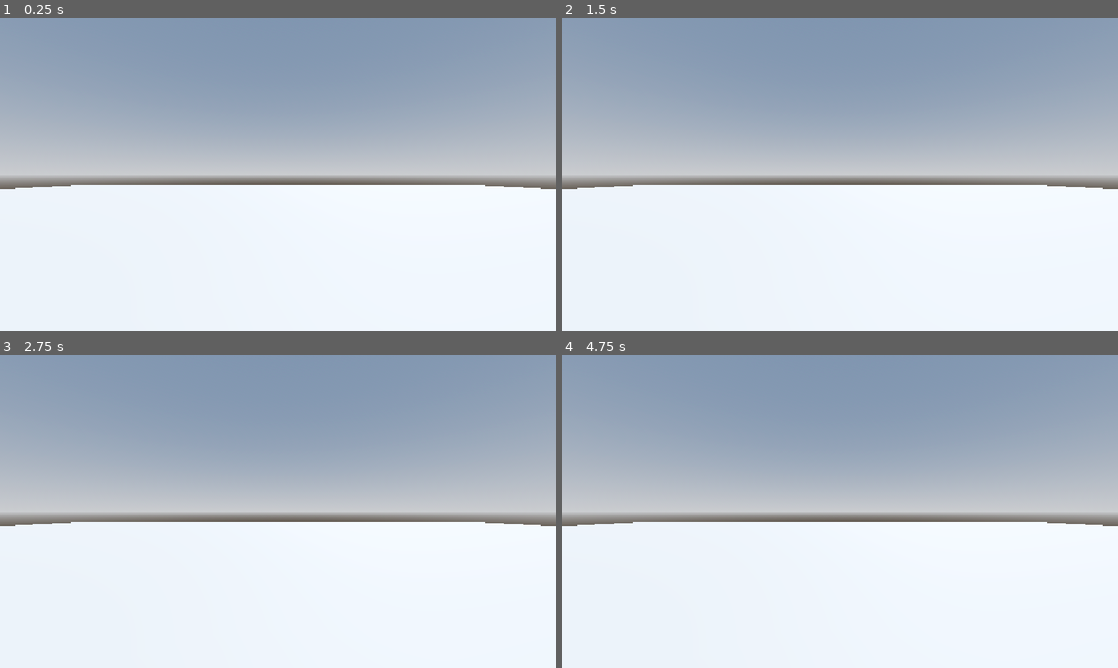
Above: before the commit, frames 1-4 (two rows, left to right).
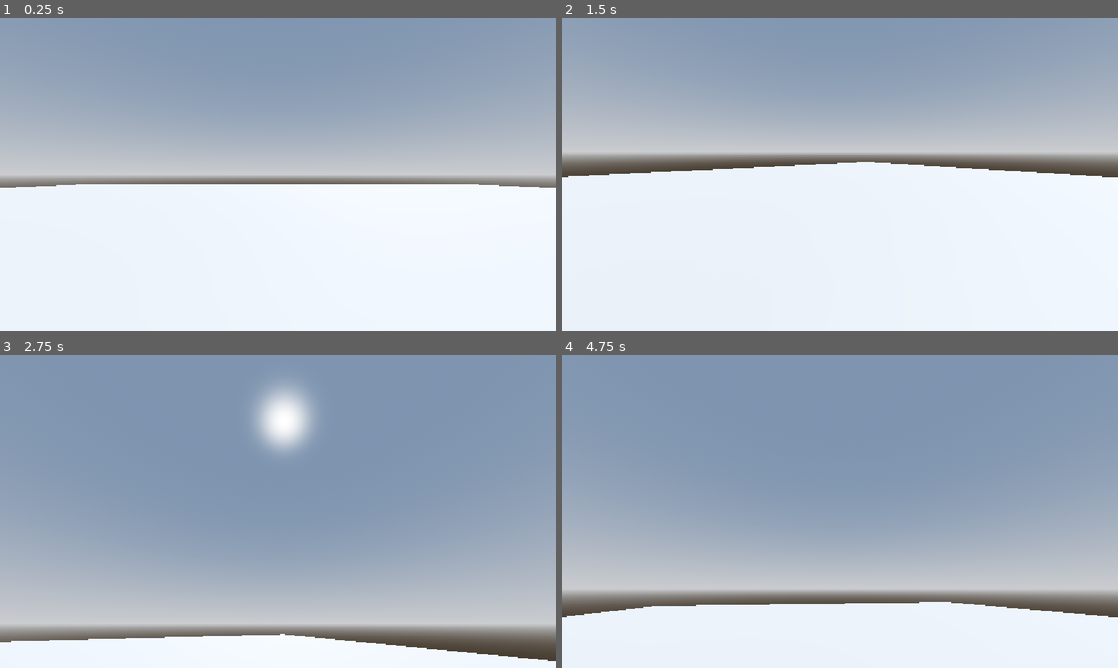
Above: after the commit, the same moments.

Repository: CatCode204/BurningEscape
Game: Godot game, scene res://Scenes/Levels/Tests/TestLevel.tscn
Two runs of this game, one before a commit and one after it. Both use one fixed random seed, a clock stepped at 60 frames per second and the inputs below. The project has no main scene, so this scene is started directly.
Inputs (mouse positions are in pixels of both pictures, inside the frame that each line leads up to):
- Up to frame 1 (0.25 s): no input
- Up to frame 2 (1.5 s): tap Enter at 0.5 s; move the mouse to (962, 158) at 0.52 s; hold D (move_right) 0.53-1.28 s; tap W (move_foward) at 0.6 s; tap Space (move_jump, bound only after the commit) at 0.77, 1.07 s; tap Shift (move_sprint) at 0.8, 1.35 s; move the mouse to (728, 190) at 1.27 s; hold S (move_backward) from 1.28 s (still down)
- Up to frame 3 (2.75 s): tap Space (move_jump, bound only after the commit) at 1.52, 1.55, 1.82, 2.1 s; move the mouse to (333, 442) at 2.02 s; release S (move_backward) at 2.03 s; hold D (move_right) from 2.03 s (still down); tap W (move_foward) at 2.3 s
- Up to frame 4 (4.75 s): move the mouse to (812, 574) at 2.77 s; tap W (move_foward) at 2.85, 4.35 s; tap Space (move_jump, bound only after the commit) at 3.02, 3.32, 3.77, 3.8, 4.07, 4.52 s; tap Shift (move_sprint) at 3.05, 3.6 s; move the mouse to (1006, 558) at 3.52 s; release D (move_right) at 3.53 s; hold A (move_left) from 3.53 s (still down); move the mouse to (673, 464) at 4.27 s

The runs differ from the first frame. In frame 1, 0.2% of the frame differs, in the area x 0-100%, y 53-55%; in frame 2, 9.9%; in frame 3, 65%, in the area x 0-100%, y 10-98%; in frame 4, 50%.

Commit message:
Player movement, add global to project setting

Diff:
--- a/Classes/Globals/GameManager.gd
+++ b/Classes/Globals/GameManager.gd
@@ -1,12 +1 @@
 extends Node
-
-# Đây là node dùng để chuyển màn chơi
-
-# Called when the node enters the scene tree for the first time.
-func _ready() -> void:
-	pass # Replace with function body.
-
-
-# Called every frame. 'delta' is the elapsed time since the previous frame.
-func _process(delta: float) -> void:
-	pass
--- a/Scenes/Levels/Tests/TestLevel.tscn
+++ b/Scenes/Levels/Tests/TestLevel.tscn
@@ -9,7 +9,7 @@
 
 [node name="LevelBase" unique_id=230083149 instance=ExtResource("1_wp2df")]
 
-[node name="Player" parent="." index="0" unique_id=1100323496]
+[node name="Player" parent="." index="2" unique_id=1100323496]
 transform = Transform3D(1, 0, 0, 0, 1, 0, 0, 0, 1, 0, 1.1347352, 0)
 
 [node name="MeshInstance3D" type="MeshInstance3D" parent="Map" parent_id_path=PackedInt32Array(230124054) index="0" unique_id=20207754]
--- a/Scenes/Player/Player.gd
+++ b/Scenes/Player/Player.gd
@@ -1,15 +1,89 @@
 extends CharacterBody3D
 
-# ALl player script goes here
-@export var _move_speed : float = 5.0;
+const ACTION_MOVE_FOWARD : String = "move_foward";
+const ACTION_MOVE_BACKWAD : String = "move_backward";
+const ACTION_MOVE_LEFT : String = "move_left";
+const ACTION_MOVE_RIGHT : String = "move_right";
+const ACTION_MOVE_JUMP : String = "move_jump";
+const ACTION_MOVE_SPRINT : String = "move_sprint";
+
+@export_group("Movement")
+@export var _walk_speed : float = 5.0;
 @export var _sprint_speed : float = 8.0;
-@export var _accelerate_speed : float = 0.2;
-@export var _deccelerate_speed : float = 1;
+@export var _jump_velocity : float = 4.8;
+@export var _sensitivity = 0.004
 
-# Called when the node enters the scene tree for the first time.
+@export_group("Bob")
+@export var _bob_freq : float = 2.4;
+@export var _bob_amp : float = 0.08;
+
+@export_group("FOV")
+@export var _base_fov = 75.0;
+@export var _fov_change = 1.5;
+
+@export_group("Nodes")
+@export var _head : Node3D;
+@export var _eye : Camera3D;
+
+var _current_speed : float = 0.0;
+var _t_bob : float = 0.0;
+
+const GRAVITY : float = 9.8;
+
 func _ready() -> void:
-	pass # Replace with function body.
+	Input.set_mouse_mode(Input.MOUSE_MODE_CAPTURED);
 
-# Called every frame. 'delta' is the elapsed time since the previous frame.
-func _process(_delta: float) -> void:
-	pass
+func _unhandled_input(event):
+	if event is InputEventMouseMotion:
+		_head.rotate_y(- event.relative.x * _sensitivity);
+		_eye.rotate_x(-event.relative.y * _sensitivity);
+		_eye.rotation.x = clamp(_eye.rotation.x, deg_to_rad(-40), deg_to_rad(60));
+
+func _handle_movement(delta : float):
+	# Add the gravity.
+	if not is_on_floor():
+		velocity.y -= GRAVITY * delta
+
+	# Handle Jump.
+	if Input.is_action_just_pressed(ACTION_MOVE_JUMP) and is_on_floor():
+		velocity.y = _jump_velocity
+
+	# Handle Sprint.
+	if Input.is_action_pressed(ACTION_MOVE_SPRINT):
+		_current_speed = _sprint_speed
+	else:
+		_current_speed = _walk_speed
+
+	# Get the input direction and handle the movement/deceleration.
+	var input_dir = Input.get_vector(ACTION_MOVE_LEFT, ACTION_MOVE_RIGHT, ACTION_MOVE_FOWARD, ACTION_MOVE_BACKWAD)
+	var direction = (_head.transform.basis * transform.basis * Vector3(input_dir.x, 0, input_dir.y)).normalized()
+	if is_on_floor():
+		if direction:
+			velocity.x = direction.x * _current_speed
+			velocity.z = direction.z * _current_speed
+		else:
+			velocity.x = lerp(velocity.x, direction.x * _current_speed, delta * 7.0)
+			velocity.z = lerp(velocity.z, direction.z * _current_speed, delta * 7.0)
+	else:
+		velocity.x = lerp(velocity.x, direction.x * _current_speed, delta * 3.0)
+		velocity.z = lerp(velocity.z, direction.z * _current_speed, delta * 3.0)
+
+	# Head bob
+	_t_bob += delta * velocity.length() * float(is_on_floor())
+	_eye.transform.origin = _headbob(_t_bob)
+
+	# FOV
+	var velocity_clamped = clamp(velocity.length(), 0.5, _sprint_speed * 2)
+	var target_fov =_base_fov + _fov_change * velocity_clamped
+	_eye.fov = lerp(_eye.fov, target_fov, delta * 8.0)
+
+func _physics_process(delta : float):
+	_handle_movement(delta)
+	move_and_slide()
+
+
+func _headbob(time) -> Vector3:
+	var pos = Vector3.ZERO
+	pos.y = sin(time * _bob_freq) * _bob_amp
+	pos.x = cos(time * _bob_freq / 2) * _bob_amp
+	return pos
--- a/Scenes/Player/Player.tscn
+++ b/Scenes/Player/Player.tscn
@@ -6,8 +6,10 @@
 
 [sub_resource type="CapsuleMesh" id="CapsuleMesh_h54ih"]
 
-[node name="Player" type="CharacterBody3D" unique_id=1100323496]
+[node name="Player" type="CharacterBody3D" unique_id=1100323496 node_paths=PackedStringArray("_head", "_eye")]
 script = ExtResource("1_s0eop")
+_head = NodePath("Head")
+_eye = NodePath("Head/Eye")
 
 [node name="CollisionShape3D" type="CollisionShape3D" parent="." unique_id=815320452]
 shape = SubResource("CapsuleShape3D_ft8w5")
@@ -16,5 +18,7 @@
 visible = false
 mesh = SubResource("CapsuleMesh_h54ih")
 
-[node name="Camera3D" type="Camera3D" parent="." unique_id=1988432482]
-transform = Transform3D(1, 0, 0, 0, 1, 0, 0, 0, 1, 0, 0.44438165, 0)
+[node name="Head" type="Node3D" parent="." unique_id=1614117358]
+transform = Transform3D(1, 0, 0, 0, 1, 0, 0, 0, 1, 0, 0.49247277, 0)
+
+[node name="Eye" type="Camera3D" parent="Head" unique_id=1988432482]
--- a/project.godot
+++ b/project.godot
@@ -13,6 +13,11 @@
 config/name="BurningEscape"
 config/features=PackedStringArray("4.6", "Forward Plus")
 config/icon="res://icon.svg"
+
+[autoload]
+
+SignalHub="*uid://dcpem1f1xso86"
+GameManager="*uid://dw4yoftus3npv"
 
 [display]
 
@@ -50,6 +55,11 @@
 "events": [Object(InputEventKey,"resource_local_to_scene":false,"resource_name":"","device":-1,"window_id":0,"alt_press …(195 unchanged characters)…
 ]
 }
+move_jump={
+"deadzone": 0.2,
+"events": [Object(InputEventKey,"resource_local_to_scene":false,"resource_name":"","device":-1,"window_id":0,"alt_pressed":false,"shift_pressed":false,"ctrl_pressed":false,"meta_pressed":false,"pressed":false,"keycode":0,"physical_keycode":32,"key_label":0,"unicode":32,"location":0,"echo":false,"script":null)
+]
+}
 
 [physics]
 
